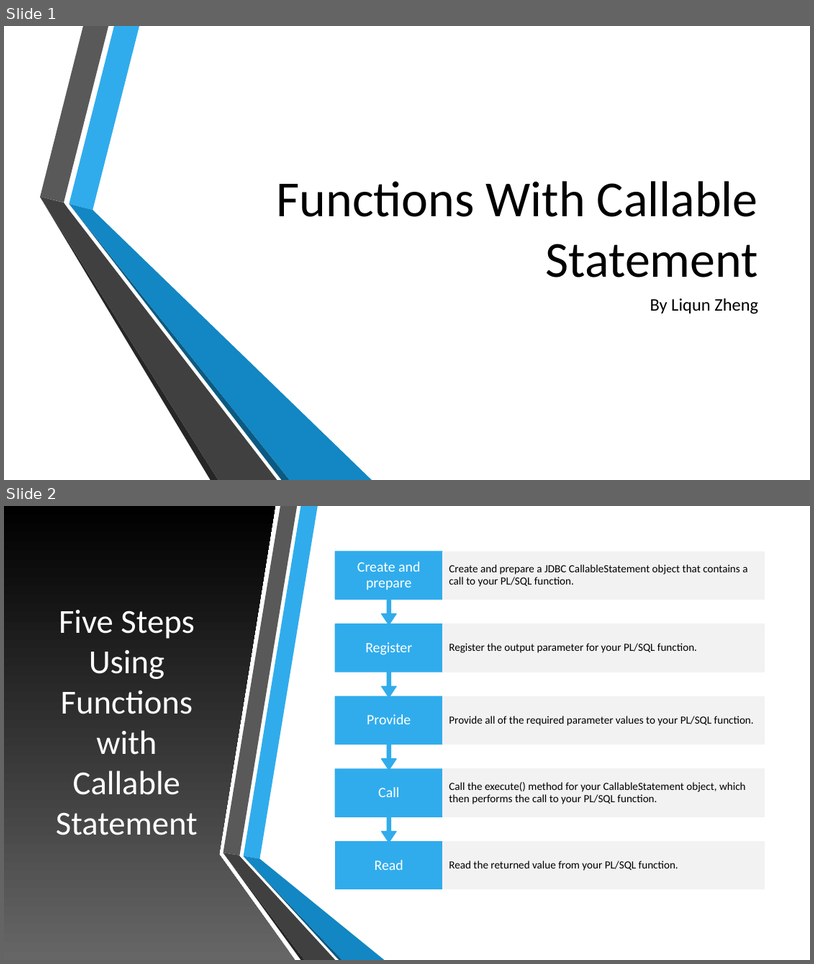
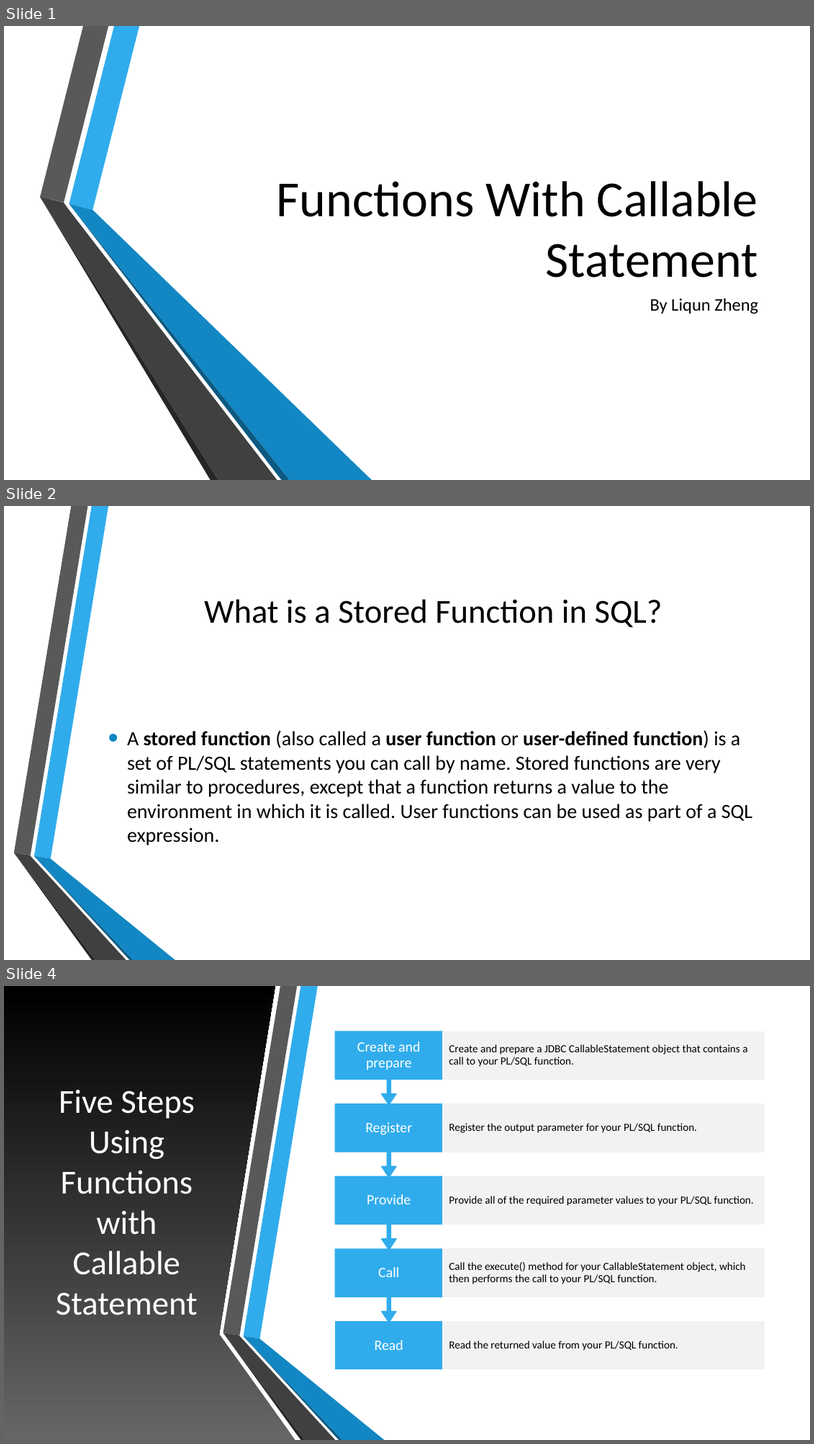
Before and after one commit to Revature1705May15Java/workspace, a slide deck: Liqun_Zheng_Code/week4/Functions With Callable Statement.pptx. Shown one above the other, each under a label of ours: slides 1 and 2 before the commit, slides 1, 2 and 4 after it; the slides between them are not shown. The pictures are 814x964 and 814x1444 pixels, drawn with LibreOffice and Linux fonts; fonts in the diff are those of the drawing; background and template pictures are left out. Boxes give left, top, right and bottom in pixels: in the first picture for what was removed or moved away, otherwise in the second. Text is boxed around its words. In the diff, an @@ line names an element or a change of style, - is before the commit and + after.

```diff
--- a/Liqun_Zheng_Code/week4/Functions With Callable Statement.pptx
+++ b/Liqun_Zheng_Code/week4/Functions With Callable Statement.pptx
@@ slide 2 added at (x1=4, y1=506, x2=810, y2=960), background picture (left out); not listed: 6 template elements that a slide beside it also shows @@
@@ title added at (x1=204, y1=599, x2=663, y2=628), 40 pt, text #000000 @@
+What is a Stored Function in SQL?
@@ text added at (x1=127, y1=730, x2=753, y2=845), 24 pt, text #000000 @@
+• A stored function (also called a user function or user-defined function) is a set of PL/SQL statements you can call by name. Stored functions are very similar to procedures, except that a function returns a value to the environment in which it is called. User functions can be used as part of a SQL expression.
@@ what was slide 2 is now slide 4 @@
```
Also in this commit, not shown: 1 slide changed, 1 other slide added, 55 other files.
